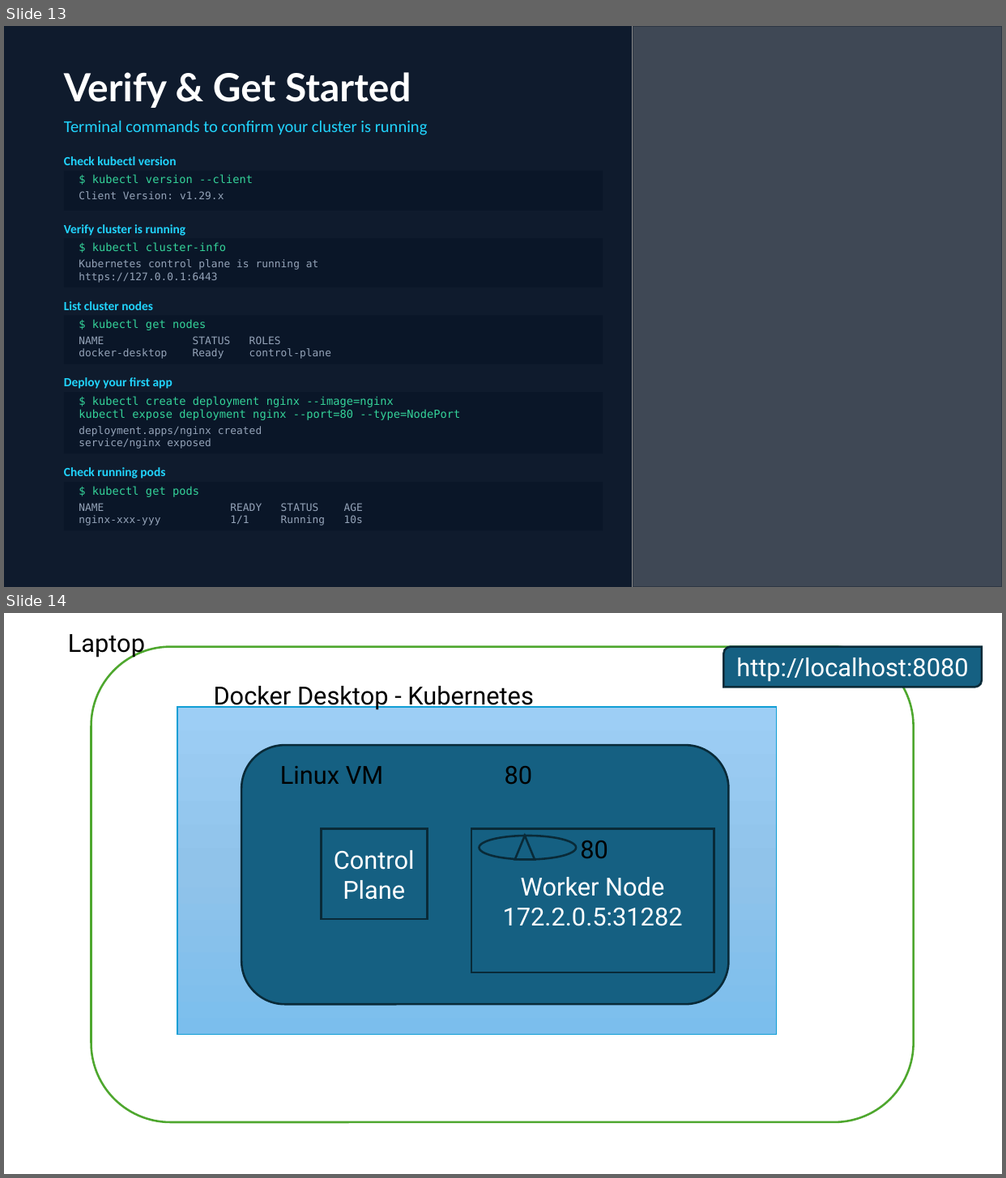
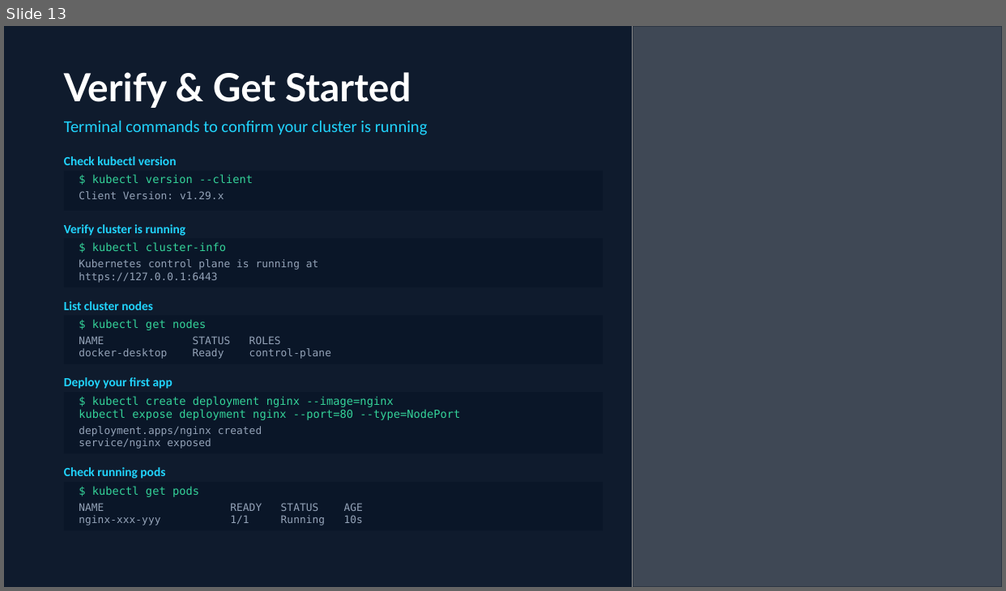
Before and after one commit to atul-matkawala-232/DevOps-Material, a slide deck: 21.kubernetes/Kubernetes.pptx. Shown one above the other, each under a label of ours: slides 13 and 14 before the commit, slide 13 after it. The pictures are 1006x1178 and 1006x591 pixels, drawn with LibreOffice and Linux fonts; fonts in the diff are those of the drawing; grey boxes stand for pictures. Boxes give left, top, right and bottom in pixels: in the first picture for what was removed or moved away, otherwise in the second. Text is boxed around its words. In the diff, an @@ line names an element or a change of style, - is before the commit and + after.

Commit message:
Updated Kubernetes PPT

```diff
--- a/21.kubernetes/Kubernetes.pptx
+++ b/21.kubernetes/Kubernetes.pptx
@@ slide 14 removed at box(4, 613, 1002, 1174), background #FFFFFF @@
@@ text removed at box(68, 634, 145, 658) @@
-Laptop
@@ rounded rectangle removed at box(91, 647, 913, 1123) @@
@@ round diag rect removed at box(723, 647, 981, 687) @@
-http://localhost:8080
@@ rectangle removed at box(177, 707, 777, 1034) @@
@@ text removed at box(214, 686, 534, 711) @@
-Docker Desktop - Kubernetes
@@ rounded rectangle removed at box(241, 745, 728, 1004) @@
@@ text removed at box(280, 766, 383, 784) @@
-Linux VM
@@ text removed at box(505, 766, 533, 784) @@
-80
@@ rectangle removed at box(322, 828, 427, 919) @@
-Control Plane
@@ rectangle removed at box(471, 828, 714, 973) @@
-Worker Node
-172.2.0.5:31282
@@ ellipse removed at box(479, 836, 576, 859) @@
@@ triangle removed at box(515, 836, 535, 859) @@
@@ text removed at box(580, 841, 608, 858) @@
-80
```
Also in this commit, not shown: 22 slides added, 6 other files.
